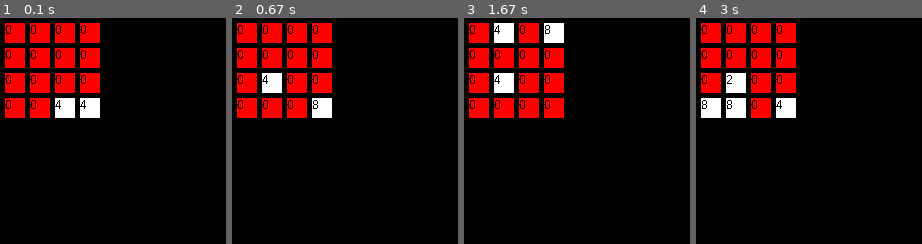
Above: before the commit, frames 1-4 (left to right).
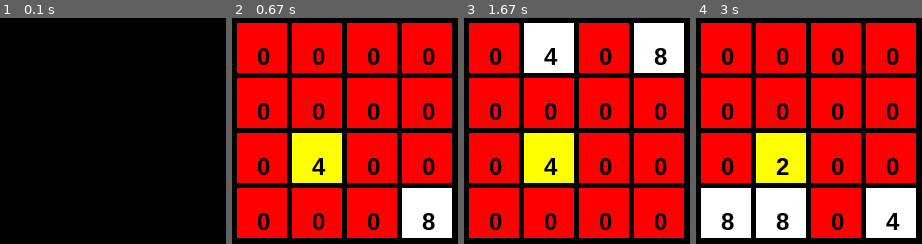
Above: after the commit, the same moments.

Repository: VidishaShah29/pygames
Game: pygame game, started from 2048/2048_game.py
The game is run twice, just before and just after one commit, with the same random seed, the same clock (stepped at 60 frames per second) and the same inputs.
Inputs:
- Up to frame 1 (0.1 s): no input
- Up to frame 2 (0.67 s): hold Right from 0.33 s (still down)
- Up to frame 3 (1.67 s): release Right at 0.8 s; hold Up 0.83-1.3 s
- Up to frame 4 (3 s): hold Left 1.83-2.37 s; hold Down 2.4-2.87 s

The runs differ from the first frame. In frame 1, 12% of the frame differs, in the area x 2-45%, y 2-45%; in frame 2, 69%; in frame 3, 71%, in the area x 2-98%, y 2-98%; in frame 4, 70%.

Commit message:
added yellow color for last inserted random tile

Diff:
--- a/2048/2048_game.py
+++ b/2048/2048_game.py
@@ -11,15 +11,16 @@
 board = Board(4, 4, max_random_value=4)
 print(board.matrix)
 
-FONT = pygame.font.SysFont("Arial", 12)
+FONT = pygame.font.SysFont("Arial", 24, bold=True)
 
 BLACK = (0, 0, 0)
 WHITE = (255, 255, 255)
 GREEN = (0, 255, 0)
 RED = (255, 0, 0)
+YELLOW = (255,255,0)
 
-WIDTH = 20
-HEIGHT = 20
+WIDTH = 50
+HEIGHT = 50
 
 MARGIN = 5
 
@@ -86,6 +87,33 @@
                     board.insert_random_tile()
                     print(board.matrix, "\n")
 
+                    screen.fill(BLACK)
+
+                    for row in range(board.shape[0]):
+                        for column in range(board.shape[1]):
+                            color = WHITE
+                            if board.matrix[row, column] == 0:
+                                color = RED
+                            elif (row, column) == board.last_random_tile_index:
+                                color = YELLOW
+
+                            pygame.draw.rect(screen,
+                                             color,
+                                             [(MARGIN + WIDTH) * column + MARGIN,
+                                              (MARGIN + HEIGHT) * row + MARGIN,
+                                              WIDTH,
+                                              HEIGHT])
+
+                            drawText(screen,
+                                     str(board.matrix[row, column]),
+                                     BLACK,
+                                     [(MARGIN + WIDTH) * column + WIDTH/2,
+                                      (MARGIN + HEIGHT) * row + HEIGHT/2,
+                                      WIDTH,
+                                      HEIGHT],
+                                     FONT,
+                                     aa=True)
+
                     if board.check_gameover():
                         print("GAME OVER!")
                         pygame.quit()
@@ -93,29 +121,5 @@
                 else:
                     print("\nCannot move to this direction!")
 
-    screen.fill(BLACK)
-
-    for row in range(board.shape[0]):
-        for column in range(board.shape[1]):
-            color = WHITE
-            if board.matrix[row, column] == 0:
-                color = RED
-
-            pygame.draw.rect(screen,
-                             color,
-                             [(MARGIN + WIDTH) * column + MARGIN,
-                              (MARGIN + HEIGHT) * row + MARGIN,
-                              WIDTH,
-                              HEIGHT])
-
-            drawText(screen,
-                     str(board.matrix[row, column]),
-                     BLACK,
-                     [(MARGIN + WIDTH) * column + MARGIN,
-                      (MARGIN + HEIGHT) * row + MARGIN,
-                      WIDTH,
-                      HEIGHT],
-                     FONT)
-
     clock.tick(60)
     pygame.display.flip()
